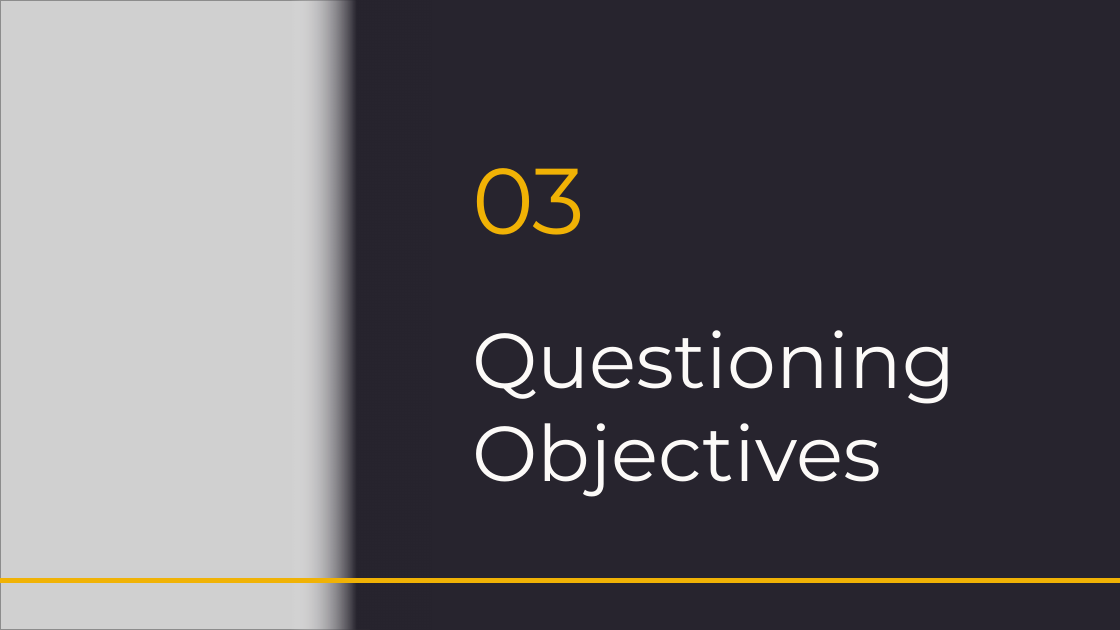
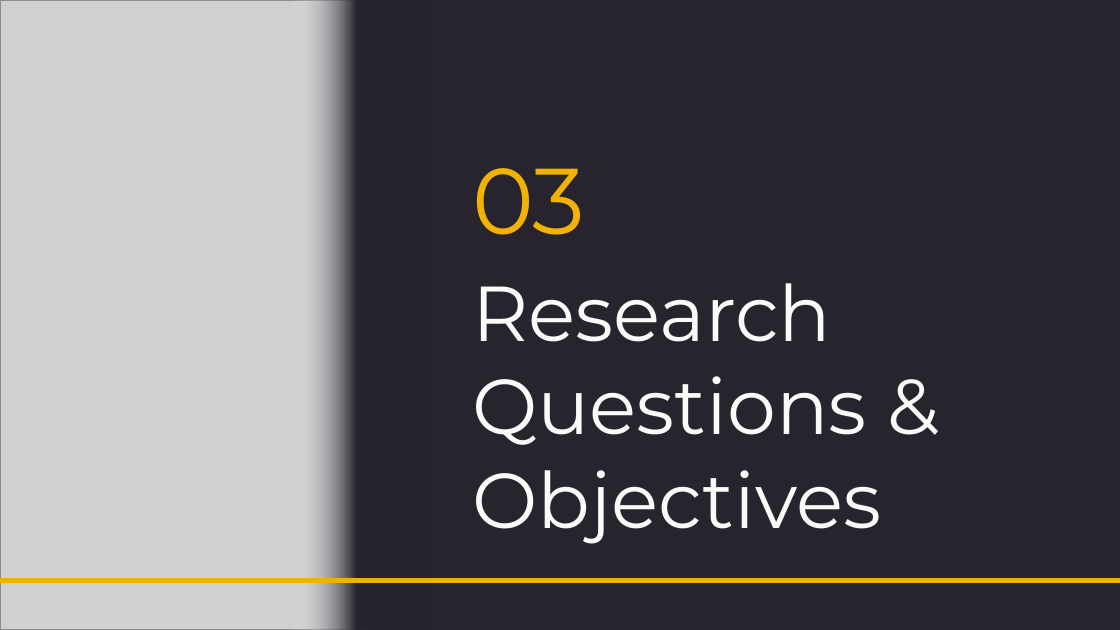
Before and after one commit to NightfuryEquinn/Ridership, a slide deck: slide 12 of docs/24202141_yipzixian_p1_presentation_revised.pptx. Drawn at 1120x630 pixels with LibreOffice and Linux fonts; fonts in the diff are those of the drawing; grey boxes stand for pictures. Boxes give left, top, right and bottom in pixels: in the first picture for what was removed or moved away, otherwise in the second. Text is boxed around its words. In the diff, an @@ line names an element or a change of style, - is before the commit and + after.

```diff
--- a/docs/24202141_yipzixian_p1_presentation_revised.pptx
+++ b/docs/24202141_yipzixian_p1_presentation_revised.pptx
@@ title at <box>472,283,881,544</box>: text changed @@
-Questioning Objectives
+Research Questions & Objectives
```
Also in this commit, not shown: 6 other slides changed, 24 other files.
